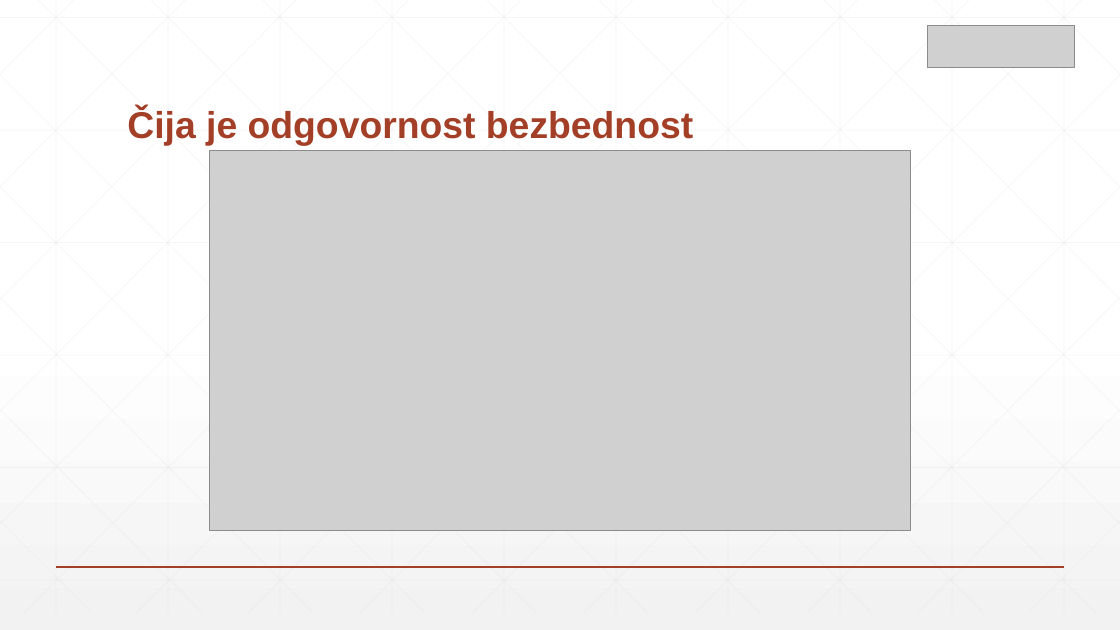
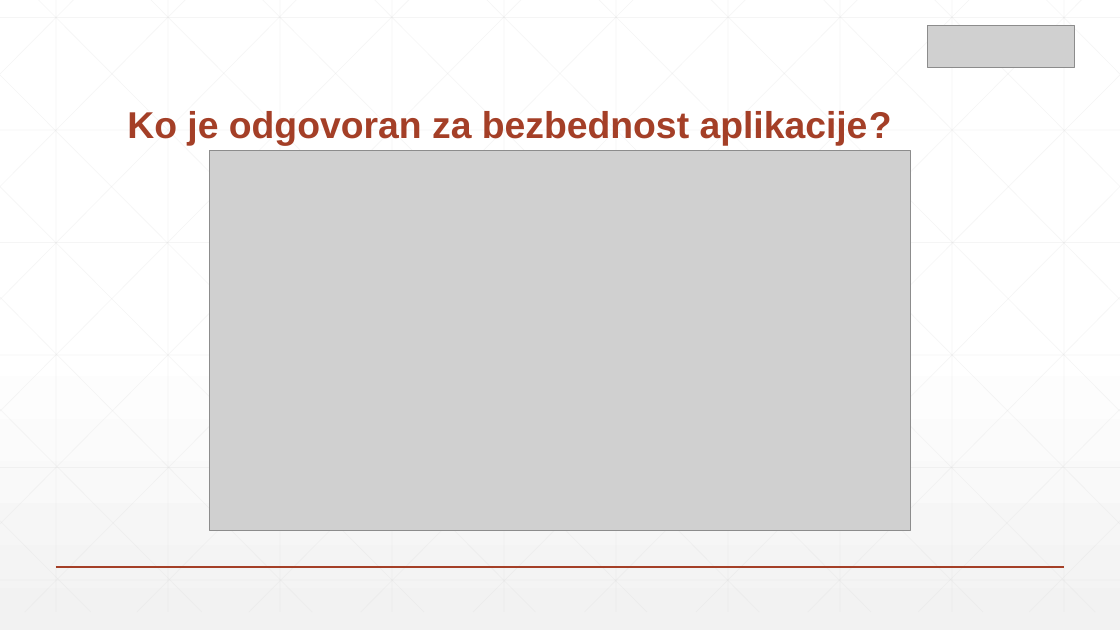
Before and after one commit to zsrdjan/presentations, a slide deck: slide 10 of azure-meetup-key-vault/presentation.pptx. Drawn at 1120x630 pixels with LibreOffice and Linux fonts; fonts in the diff are those of the drawing; grey boxes stand for pictures. Boxes give left, top, right and bottom in pixels: in the first picture for what was removed or moved away, otherwise in the second. Text is boxed around its words. In the diff, an @@ line names an element or a change of style, - is before the commit and + after.

```diff
--- a/azure-meetup-key-vault/presentation.pptx
+++ b/azure-meetup-key-vault/presentation.pptx
@@ title at (x1=127, y1=111, x2=892, y2=145): text changed @@
-Čija je odgovornost bezbednost
+Ko je odgovoran za bezbednost aplikacije?
```
Also in this commit, not shown: 4 other slides changed, 1 slide removed.
